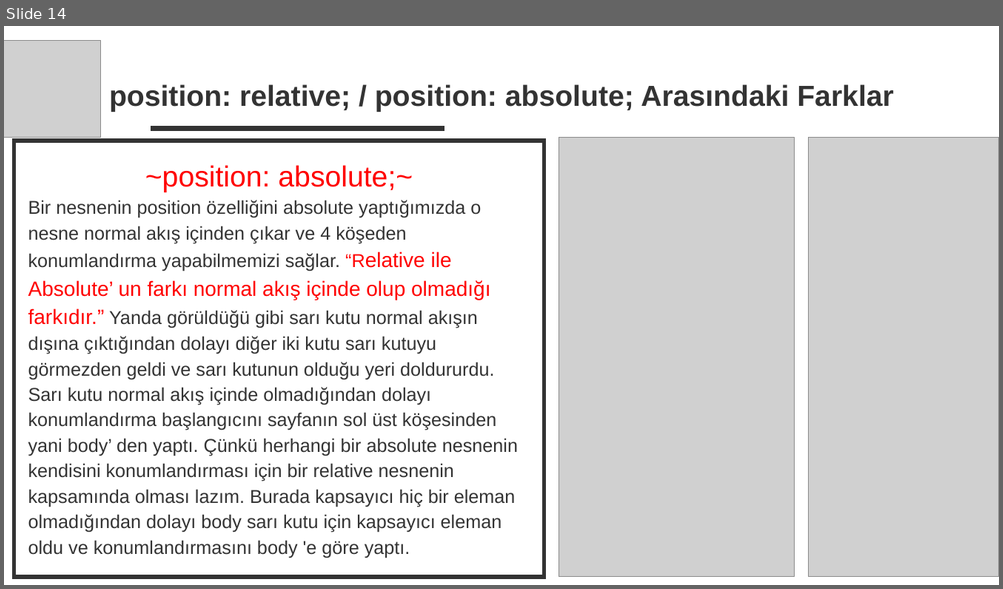
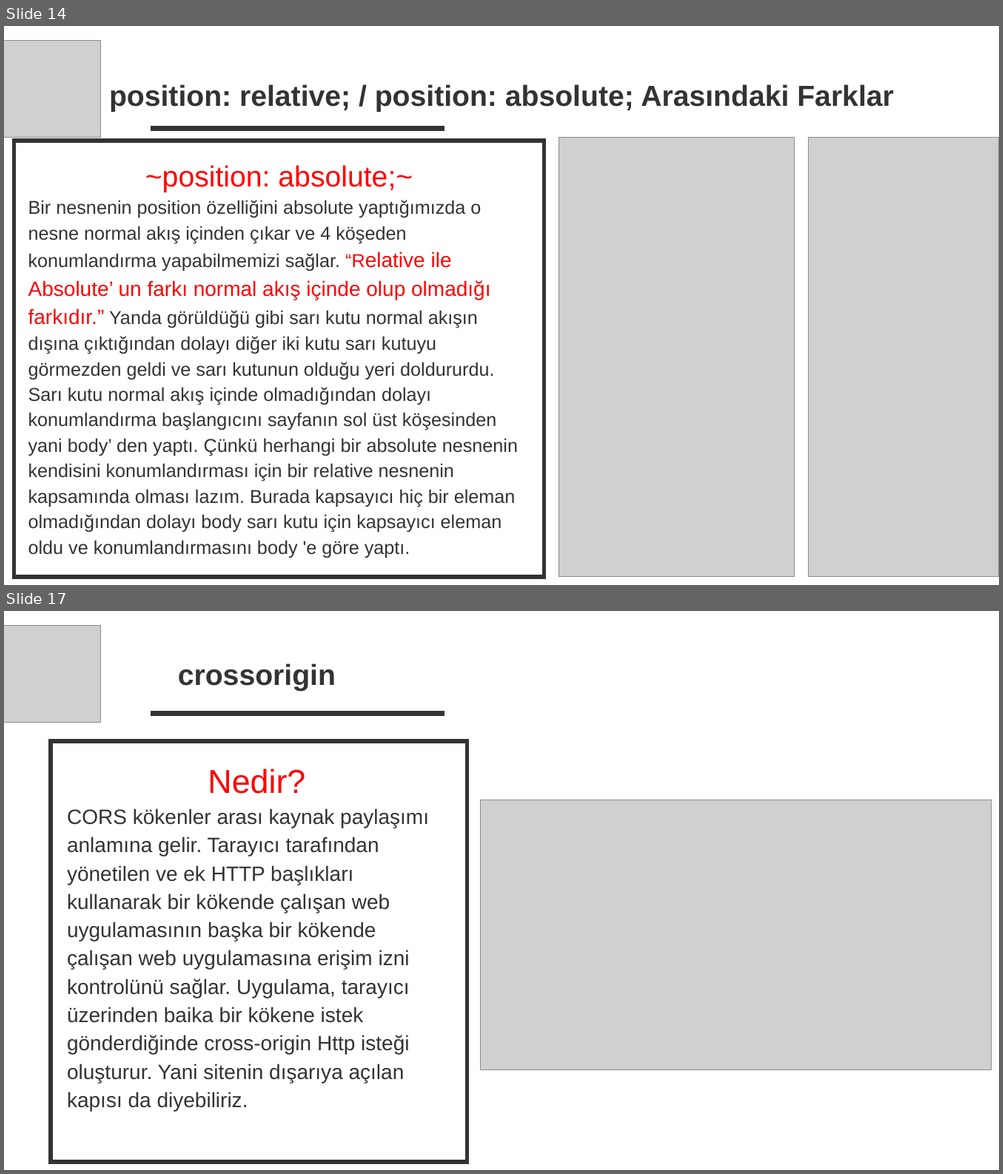
Before and after one commit to TechCareer-FrontEnd-1/tubisad-frontend-wjolnir, a slide deck: Research Homeworks/Research Homeworks.pptx. Shown one above the other, each under a label of ours: slide 14 before the commit, slides 14 and 17 after it; the slides between them are not shown. The pictures are 1003x589 and 1003x1174 pixels, drawn with LibreOffice and Linux fonts; fonts in the diff are those of the drawing; grey boxes stand for pictures. Boxes give left, top, right and bottom in pixels: in the first picture for what was removed or moved away, otherwise in the second. Text is boxed around its words. In the diff, an @@ line names an element or a change of style, - is before the commit and + after.

```diff
--- a/Research Homeworks/Research Homeworks.pptx
+++ b/Research Homeworks/Research Homeworks.pptx
@@ slide 17 added at <box>4,611,999,1170</box>, background #FFFFFF @@
@@ picture added at <box>4,625,101,722</box> @@
@@ text added at <box>178,664,336,691</box>, 28 pt, text #333333, bold @@
+crossorigin
@@ line added from (444, 713) to (151, 713), #333333 5 pt @@
@@ rectangle added at <box>51,741,466,1162</box>, outline #333333 4 pt @@
@@ text added at <box>67,769,429,1111</box>, 20 pt, text #333333 @@
+Nedir?
+CORS kökenler arası kaynak paylaşımı anlamına gelir. Tarayıcı tarafından yönetilen ve ek HTTP başlıkları kullanarak bir kökende çalışan web uygulamasının başka bir kökende çalışan web uygulamasına erişim izni kontrolünü sağlar. Uygulama, tarayıcı üzerinden baika bir kökene istek gönderdiğinde cross-origin Http isteği oluşturur. Yani sitenin dışarıya açılan kapısı da diyebiliriz.
@@ picture added at <box>480,800,991,1071</box> @@
```
Also in this commit, not shown: 3 other slides added, 1 other file.
